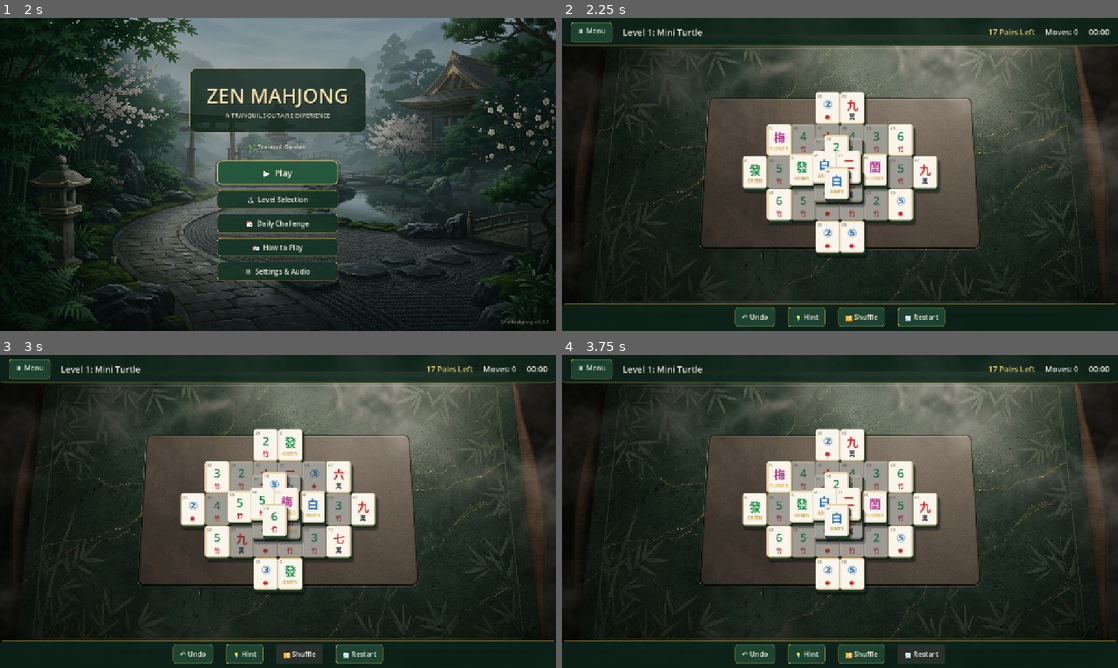
Above: before the commit, frames 1-4 (two rows, left to right).
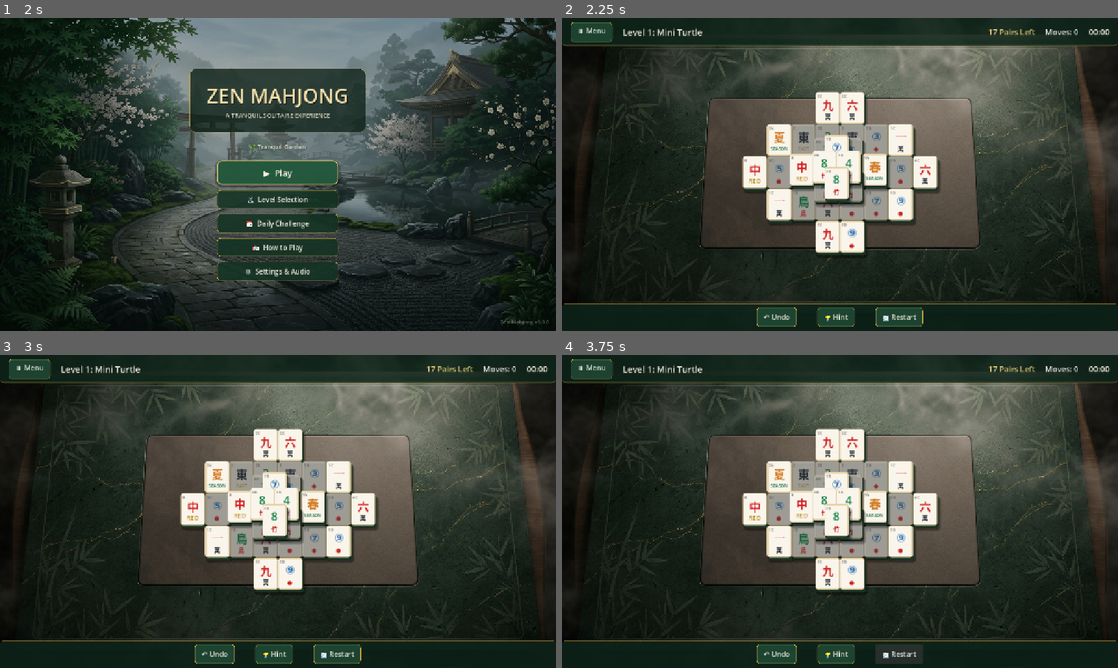
Above: after the commit, the same moments.

Repository: yashchothani/mahjjog
Game: Godot game, scene res://scenes/boot/splash.tscn
Two runs of this game, one before a commit and one after it. Both use one fixed random seed, a clock stepped at 60 frames per second and the inputs below.
Inputs (mouse positions are in pixels of both pictures, inside the frame that each line leads up to):
- Up to frame 1 (2 s): drag from (278, 174) to (333, 105) at 0.52 s; tap Enter at 1.25 s; drag from (166, 190) to (250, 237) at 1.27 s
- Up to frame 2 (2.25 s): click "📅 Daily Challenge" at 2 s
- Up to frame 3 (3 s): click (300, 655) at 2.75 s, where only the run before the commit has a clickable "🔀 Shuffle"
- Up to frame 4 (3.75 s): click "🔄 Restart" at 3.5 s

Frame 1 is identical in both runs. In frame 2, 3.0% of the frame differs, in the area x 31-69%, y 24-99%; in frame 3, 3.1%; in frame 4, 3.0%.

Commit message:
feat: remove shuffle button and guarantee 100% solvable levels without shuffle mode

Diff:
--- a/scenes/dialogs/tutorial_modal.tscn
+++ b/scenes/dialogs/tutorial_modal.tscn
@@ -334,7 +334,7 @@
 fit_content = true
 text = "• [b]Undo[/b]: Reverses your most recent tile match.
 • [b]Hint[/b]: Highlights an active free matching pair in emerald.
-• [b]Shuffle[/b]: Rearranges remaining tiles into a guaranteed solvable state."
+• [b]Restart[/b]: Restarts the board from the beginning so you can try a different solution path."
 
 [node name="CardGoal" type="PanelContainer" parent="VBox/ContentScroll/PanelsVBox/PanelRules"]
 layout_mode = 2
--- a/scenes/gameplay/gameplay.tscn
+++ b/scenes/gameplay/gameplay.tscn
@@ -162,7 +162,7 @@
 [node name="HBox" type="HBoxContainer" parent="BottomBar"]
 layout_mode = 2
 alignment = 1
-theme_override_constants/separation = 30
+theme_override_constants/separation = 48
 
 [node name="UndoBtn" type="Button" parent="BottomBar/HBox"]
 layout_mode = 2
@@ -175,12 +175,6 @@
 theme_override_colors/font_color = Color(0.95, 0.93, 0.88, 1)
 theme_override_styles/normal = SubResource("StyleBoxFlat_btn")
 text = "💡 Hint"
-
-[node name="ShuffleBtn" type="Button" parent="BottomBar/HBox"]
-layout_mode = 2
-theme_override_colors/font_color = Color(0.95, 0.93, 0.88, 1)
-theme_override_styles/normal = SubResource("StyleBoxFlat_btn")
-text = "🔀 Shuffle"
 
 [node name="RestartBtn" type="Button" parent="BottomBar/HBox"]
 layout_mode = 2
@@ -358,19 +352,24 @@
 [node name="Desc" type="Label" parent="Modals/NoMovesModal/VBox"]
 layout_mode = 2
 theme_override_font_sizes/font_size = 14
-text = "Would you like to shuffle remaining tiles or undo your previous move?"
+text = "No open matching pairs remain on the board. Undo your recent moves or restart the level to find the winning path!"
 horizontal_alignment = 1
 autowrap_mode = 2
 
-[node name="ShuffleModalBtn" type="Button" parent="Modals/NoMovesModal/VBox"]
-layout_mode = 2
-theme_override_styles/normal = SubResource("StyleBoxFlat_btn")
-text = "🔀 Shuffle Tiles"
-
 [node name="UndoModalBtn" type="Button" parent="Modals/NoMovesModal/VBox"]
 layout_mode = 2
 theme_override_styles/normal = SubResource("StyleBoxFlat_btn")
 text = "↶ Undo Last Move"
+
+[node name="RestartModalBtn" type="Button" parent="Modals/NoMovesModal/VBox"]
+layout_mode = 2
+theme_override_styles/normal = SubResource("StyleBoxFlat_btn")
+text = "🔄 Restart Level"
+
+[node name="MenuModalBtn" type="Button" parent="Modals/NoMovesModal/VBox"]
+layout_mode = 2
+theme_override_styles/normal = SubResource("StyleBoxFlat_btn")
+text = "🏠 Return to Menu"
 
 [node name="TutorialModal" parent="Modals" instance=ExtResource("4_tm")]
 visible = false
@@ -379,7 +378,6 @@
 [connection signal="pressed" from="TopBar/HBox/PauseBtn" to="." method="_on_pause_pressed"]
 [connection signal="pressed" from="BottomBar/HBox/UndoBtn" to="." method="_on_undo_pressed"]
 [connection signal="pressed" from="BottomBar/HBox/HintBtn" to="." method="_on_hint_pressed"]
-[connection signal="pressed" from="BottomBar/HBox/ShuffleBtn" to="." method="_on_shuffle_pressed"]
 [connection signal="pressed" from="BottomBar/HBox/RestartBtn" to="." method="_on_restart_pressed"]
 [connection signal="pressed" from="Modals/PauseModal/VBox/ResumeBtn" to="." method="_on_resume_pressed"]
 [connection signal="pressed" from="Modals/PauseModal/VBox/RestartLevelBtn" to="." method="_on_restart_pressed"]
@@ -388,5 +386,6 @@
 [connection signal="pressed" from="Modals/VictoryModal/VBox/NextLevelBtn" to="." method="_on_next_level_pressed"]
 [connection signal="pressed" from="Modals/VictoryModal/VBox/ReplayBtn" to="." method="_on_restart_pressed"]
 [connection signal="pressed" from="Modals/VictoryModal/VBox/VicMenuBtn" to="." method="_on_menu_pressed"]
-[connection signal="pressed" from="Modals/NoMovesModal/VBox/ShuffleModalBtn" to="." method="_on_shuffle_pressed"]
 [connection signal="pressed" from="Modals/NoMovesModal/VBox/UndoModalBtn" to="." method="_on_undo_pressed"]
+[connection signal="pressed" from="Modals/NoMovesModal/VBox/RestartModalBtn" to="." method="_on_restart_pressed"]
+[connection signal="pressed" from="Modals/NoMovesModal/VBox/MenuModalBtn" to="." method="_on_menu_pressed"]
--- a/scripts/board/board_generator.gd
+++ b/scripts/board/board_generator.gd
@@ -28,11 +28,11 @@
 	var rng = RandomNumberGenerator.new()
 	rng.seed = seed_value
 
-	# Prepare a balanced pool of matching pairs
+	# Prepare a balanced pool of matching pairs (distinct unique faces for all boards <= 36 pairs)
 	var pair_pool = _create_pair_pool(total_tiles / 2, rng)
 
 	# Attempt reverse-generation with backtracking/retries
-	var max_attempts = 10
+	var max_attempts = 50
 	for attempt in range(max_attempts):
 		var attempt_rng = RandomNumberGenerator.new()
 		attempt_rng.seed = seed_value + attempt * 31
@@ -78,60 +78,81 @@
 			sim_positions.erase(pos2)
 
 		if not failed and assigned_tiles.size() == total_tiles:
-			result.success = true
-			result.tile_map = assigned_tiles
-			result.solution_pairs = solution
-			return result
+			if solver_can_solve(assigned_tiles):
+				result.success = true
+				result.tile_map = assigned_tiles
+				result.solution_pairs = solution
+				return result
 
 	# Fallback if reverse generation struggled with extreme layouts
 	return _generate_guaranteed_fallback(layout, pair_pool)
 
 static func _create_pair_pool(num_pairs: int, rng: RandomNumberGenerator) -> Array:
-	var full_deck = MahjongTileData.get_full_144_set()
-	var pairs: Array = []
-
-	# Collect traditional matching pairs
-	var by_key: Dictionary = {}
-	for tile in full_deck:
-		var key = "%s_%s" % [tile.suit, tile.value]
-		if not by_key.has(key):
-			by_key[key] = []
-		by_key[key].append(tile)
-
-	# Special suits
-	var flowers: Array = []
-	var seasons: Array = []
-
-	for key in by_key.keys():
-		var list = by_key[key]
-		if key.begins_with("flowers"):
-			for item in list:
-				flowers.append(item)
-		elif key.begins_with("seasons"):
-			for item in list:
-				seasons.append(item)
-		else:
-			while list.size() >= 2:
-				var t1 = list.pop_back()
-				var t2 = list.pop_back()
-				pairs.append([t1, t2])
-
-	while flowers.size() >= 2:
-		pairs.append([flowers.pop_back(), flowers.pop_back()])
-	while seasons.size() >= 2:
-		pairs.append([seasons.pop_back(), seasons.pop_back()])
-
-	# Shuffle pairs
-	for i in range(pairs.size() - 1, 0, -1):
+	# Build distinct primary pair types (34 suits & honors + 1 flower pair + 1 season pair = 36 unique types)
+	var distinct_pairs: Array = []
+
+	# 1. Characters 1-9
+	var char_kanji = ["一", "二", "三", "四", "五", "六", "七", "八", "九"]
+	for i in range(1, 10):
+		var t1 = MahjongTileData.new("characters", str(i), char_kanji[i - 1], "%s of Characters" % str(i), "萬")
+		var t2 = MahjongTileData.new("characters", str(i), char_kanji[i - 1], "%s of Characters" % str(i), "萬")
+		distinct_pairs.append([t1, t2])
+
+	# 2. Bamboo 1-9
+	var bamboo_symbols = ["鳥", "2", "3", "4", "5", "6", "7", "8", "9"]
+	var bamboo_subs = ["鳥", "竹", "竹", "竹", "竹", "竹", "竹", "竹", "竹"]
+	for i in range(1, 10):
+		var t1 = MahjongTileData.new("bamboo", str(i), bamboo_symbols[i - 1], "%s of Bamboo" % str(i), bamboo_subs[i - 1])
+		var t2 = MahjongTileData.new("bamboo", str(i), bamboo_symbols[i - 1], "%s of Bamboo" % str(i), bamboo_subs[i - 1])
+		distinct_pairs.append([t1, t2])
+
+	# 3. Dots 1-9
+	var dot_symbols = ["①", "②", "③", "④", "⑤", "⑥", "⑦", "⑧", "⑨"]
+	for i in range(1, 10):
+		var t1 = MahjongTileData.new("dots", str(i), dot_symbols[i - 1], "%s of Dots" % str(i), "●")
+		var t2 = MahjongTileData.new("dots", str(i), dot_symbols[i - 1], "%s of Dots" % str(i), "●")
+		distinct_pairs.append([t1, t2])
+
+	# 4. Winds (East, South, West, North)
+	var winds = [["east", "東", "EAST"], ["south", "南", "SOUTH"], ["west", "西", "WEST"], ["north", "北", "NORTH"]]
+	for w in winds:
+		var t1 = MahjongTileData.new("winds", w[0], w[1], "%s Wind" % w[0].capitalize(), w[2])
+		var t2 = MahjongTileData.new("winds", w[0], w[1], "%s Wind" % w[0].capitalize(), w[2])
+		distinct_pairs.append([t1, t2])
+
+	# 5. Dragons (Red, Green, White)
+	var dragons = [["red", "中", "Red Dragon", "RED"], ["green", "發", "Green Dragon", "GREEN"], ["white", "白", "White Dragon", "WHITE"]]
+	for d in dragons:
+		var t1 = MahjongTileData.new("dragons", d[0], d[1], d[2], d[3])
+		var t2 = MahjongTileData.new("dragons", d[0], d[1], d[2], d[3])
+		distinct_pairs.append([t1, t2])
+
+	# 6. Flowers & Seasons (1 pair each)
+	var f1 = MahjongTileData.new("flowers", "plum", "梅", "Plum Blossom", "FLOWER")
+	var f2 = MahjongTileData.new("flowers", "orchid", "蘭", "Orchid", "FLOWER")
+	distinct_pairs.append([f1, f2])
+
+	var s1 = MahjongTileData.new("seasons", "spring", "春", "Spring Season", "SEASON")
+	var s2 = MahjongTileData.new("seasons", "summer", "夏", "Summer Season", "SEASON")
+	distinct_pairs.append([s1, s2])
+
+	# Shuffle distinct pairs randomly
+	for i in range(distinct_pairs.size() - 1, 0, -1):
 		var j = rng.randi_range(0, i)
-		var tmp = pairs[i]
-		pairs[i] = pairs[j]
-		pairs[j] = tmp
+		var tmp = distinct_pairs[i]
+		distinct_pairs[i] = distinct_pairs[j]
+		distinct_pairs[j] = tmp
 
 	var selected_pairs: Array = []
-	for p in range(num_pairs):
-		var src_pair = pairs[p % pairs.size()]
-		selected_pairs.append([MahjongTileData.create_clone(src_pair[0]), MahjongTileData.create_clone(src_pair[1])])
+	if num_pairs <= distinct_pairs.size():
+		for p in range(num_pairs):
+			var src = distinct_pairs[p]
+			selected_pairs.append([MahjongTileData.create_clone(src[0]), MahjongTileData.create_clone(src[1])])
+	else:
+		# If board has > 36 pairs (like Classic Turtle 71 pairs), take all 36 distinct pairs first, then repeat
+		for p in range(num_pairs):
+			var src = distinct_pairs[p % distinct_pairs.size()]
+			selected_pairs.append([MahjongTileData.create_clone(src[0]), MahjongTileData.create_clone(src[1])])
 
 	return selected_pairs
 
--- a/scripts/core/localization_manager.gd
+++ b/scripts/core/localization_manager.gd
@@ -68,7 +68,7 @@
 		"BTN_NEXT_LEVEL": "Next Level ▶",
 
 		"NO_MOVES_TITLE": "No Moves Remaining",
-		"NO_MOVES_DESC": "No open matching pairs remain on the board. Would you like to shuffle the remaining tiles or undo your last move?",
+		"NO_MOVES_DESC": "No open matching pairs remain on the board. Undo your recent moves or restart the level to find the winning path!",
 		"BTN_SHUFFLE_BOARD": "🔀 Shuffle Board",
 		"BTN_UNDO_MOVE": "↶ Undo Move",
 		"BTN_CLOSE": "Close",
@@ -97,7 +97,7 @@
 		"RULES_SEASONS_EXAMPLE": "Example: [ Spring (春) ] = [ Summer (夏) ]  ✓ Any 2 Seasons Match!",
 
 		"RULES_TOOLS_TITLE": "3. Assistance Tools",
-		"RULES_TOOLS_DESC": "• [b]Undo[/b]: Reverses your most recent tile match.\n• [b]Hint[/b]: Highlights an active free matching pair in emerald.\n• [b]Shuffle[/b]: Rearranges remaining tiles into a guaranteed solvable state.",
+		"RULES_TOOLS_DESC": "• [b]Undo[/b]: Reverses your most recent tile match.\n• [b]Hint[/b]: Highlights an active free matching pair in emerald.\n• [b]Restart[/b]: Restarts the board from the beginning so you can try a different solution path.",
 
 		"RULES_GOAL_TITLE": "4. Objective",
 		"RULES_GOAL_DESC": "Clear all 144 tiles from the garden board to achieve victory and earn up to 3 stars!",
@@ -185,7 +185,7 @@
 		"BTN_NEXT_LEVEL": "下一关卡 ▶",
 
 		"NO_MOVES_TITLE": "暂无可消配对",
-		"NO_MOVES_DESC": "当前牌面上无可用解法。您可以洗牌重新排列剩余牌，或撤销上一步操作。",
+		"NO_MOVES_DESC": "当前牌面上无可用配对。您可以撤销最近的移动，或重新开始本关以尝试胜利路径！",
 		"BTN_SHUFFLE_BOARD": "🔀 重新洗牌",
 		"BTN_UNDO_MOVE": "↶ 撤回上步",
 		"BTN_CLOSE": "关闭",
@@ -214,7 +214,7 @@
 		"RULES_SEASONS_EXAMPLE": "配对范例：[ 春季 (春) ] = [ 夏季 (夏) ]  ✓ 任意四季牌互为配对！",
 
 		"RULES_TOOLS_TITLE": "3. 禅意辅助道具",
-		"RULES_TOOLS_DESC": "• [b]撤销[/b]: 倒退一步，恢复刚刚消除的配对。\n• [b]提示[/b]: 以翠玉翡翠光效高亮一组可消除的有效牌。\n• [b]洗牌[/b]: 将剩余牌重新排列，确保必然存在可解路径。",
+		"RULES_TOOLS_DESC": "• [b]撤销[/b]: 倒退一步，恢复刚刚消除的配对。\n• [b]提示[/b]: 以翠玉翡翠光效高亮一组可消除的有效牌。\n• [b]重新开始[/b]: 从头重新开始本关，以便尝试不同的解题路径。",
 
 		"RULES_GOAL_TITLE": "4. 游戏目标",
 		"RULES_GOAL_DESC": "清除庭院棋盘上所有的 144 张麻将牌即可赢得胜利，并解锁三星荣耀！",
@@ -302,7 +302,7 @@
 		"BTN_NEXT_LEVEL": "次のレベルへ ▶",
 
 		"NO_MOVES_TITLE": "取れる手がありません",
-		"NO_MOVES_DESC": "現在ペアにできる自由な牌がありません。牌をシャッフルして再配置するか、手を戻しますか？",
+		"NO_MOVES_DESC": "現在ペアにできる自由な牌がありません。直前の手を戻すか、レベルをやり直してクリアを目指しましょう！",
 		"BTN_SHUFFLE_BOARD": "🔀 シャッフルする",
 		"BTN_UNDO_MOVE": "↶ 手を戻す",
 		"BTN_CLOSE": "閉じる",
@@ -331,7 +331,7 @@
 		"RULES_SEASONS_EXAMPLE": "一致の例：[ 春 ] = [ 夏 ]  ✓ 異なる季節牌同士でもペア成立！",
 
 		"RULES_TOOLS_TITLE": "3. サポート機能",
-		"RULES_TOOLS_DESC": "• [b]元に戻す[/b]: 直前の消去を取り消して戻します。\n• [b]ヒント[/b]: 現在取れるペアをエメラルド色で光らせます。\n• [b]シャッフル[/b]: 残りの牌を必ずクリア可能な状態に並べ替えます。",
+		"RULES_TOOLS_DESC": "• [b]元に戻す[/b]: 直前の消去を取り消して戻します。\n• [b]ヒント[/b]: 現在取れるペアをエメラルド色で光らせます。\n• [b]やり直し[/b]: 最初から配置をやり直して別の解き方を試せます。",
 
 		"RULES_GOAL_TITLE": "4. 勝利の条件",
 		"RULES_GOAL_DESC": "盤面上のすべての牌 (144枚) を消去すれば見事クリアとなり、星が贈られます！",
@@ -419,7 +419,7 @@
 		"BTN_NEXT_LEVEL": "Siguiente Nivel ▶",
 
 		"NO_MOVES_TITLE": "Sin Movimientos Disponibles",
-		"NO_MOVES_DESC": "No quedan parejas libres en el tablero. ¿Deseas barajar las fichas restantes o deshacer tu último movimiento?",
+		"NO_MOVES_DESC": "No quedan parejas disponibles en el tablero. ¡Deshaz tus últimos movimientos o reinicia el nivel para encontrar el camino ganador!",
 		"BTN_SHUFFLE_BOARD": "🔀 Barajar Tablero",
 		"BTN_UNDO_MOVE": "↶ Deshacer Jugada",
 		"BTN_CLOSE": "Cerrar",
@@ -448,7 +448,7 @@
 		"RULES_SEASONS_EXAMPLE": "Ejemplo: [ Primavera ] = [ Verano ]  ✓ ¡Cualquier 2 estaciones coinciden!",
 
 		"RULES_TOOLS_TITLE": "3. Herramientas de Asistencia",
-		"RULES_TOOLS_DESC": "• [b]Deshacer[/b]: Revierte tu último movimiento emparejado.\n• [b]Pista[/b]: Resalta en verde esmeralda una pareja disponible.\n• [b]Barajar[/b]: Reordena las fichas restantes garantizando solución.",
+		"RULES_TOOLS_DESC": "• [b]Deshacer[/b]: Revierte tu último movimiento emparejado.\n• [b]Pista[/b]: Resalta en verde esmeralda una pareja disponible.\n• [b]Reiniciar[/b]: Reinicia el tablero desde el principio para probar otra solución.",
 
 		"RULES_GOAL_TITLE": "4. Objetivo",
 		"RULES_GOAL_DESC": "¡Limpia las 144 fichas del jardín para conseguir la victoria y hasta 3 estrellas!",
@@ -536,7 +536,7 @@
 		"BTN_NEXT_LEVEL": "Niveau Suivant ▶",
 
 		"NO_MOVES_TITLE": "Aucun Coup Restant",
-		"NO_MOVES_DESC": "Plus aucune paire libre n'est disponible sur le plateau. Souhaitez-vous mélanger les tuiles ou annuler votre dernier coup ?",
+		"NO_MOVES_DESC": "Aucune paire libre n'est disponible sur le plateau. Annulez vos derniers coups ou recommencez le niveau pour trouver le chemin gagnant !",
 		"BTN_SHUFFLE_BOARD": "🔀 Mélanger le Plateau",
 		"BTN_UNDO_MOVE": "↶ Annuler le Coup",
 		"BTN_CLOSE": "Fermer",
@@ -565,7 +565,7 @@
 		"RULES_SEASONS_EXAMPLE": "Exemple : [ Printemps ] = [ Été ]  ✓ N'importe quelles 2 saisons s'associent !",
 
 		"RULES_TOOLS_TITLE": "3. Outils d'Aide",
-		"RULES_TOOLS_DESC": "• [b]Annuler[/b] : Déjoue votre dernier coup.\n• [b]Indice[/b] : Fait briller une paire libre en vert émeraude.\n• [b]Mélanger[/b] : Réorganise les tuiles restantes en garantissant une issue gagnante.",
+		"RULES_TOOLS_DESC": "• [b]Annuler[/b] : Déjoue votre dernier coup.\n• [b]Indice[/b] : Fait briller une paire libre en vert émeraude.\n• [b]Recommencer[/b] : Recommence le niveau dès le début pour tenter une autre approche.",
 
 		"RULES_GOAL_TITLE": "4. Objectif",
 		"RULES_GOAL_DESC": "Éliminez les 144 tuiles du jardin zen pour remporter la victoire et jusqu'à 3 étoiles !",
@@ -653,7 +653,7 @@
 		"BTN_NEXT_LEVEL": "Nächstes Level ▶",
 
 		"NO_MOVES_TITLE": "Keine Züge Mehr",
-		"NO_MOVES_DESC": "Keine freien Paare mehr auf dem Spielfeld. Möchten Sie die verbleibenden Steine mischen oder Ihren letzten Zug rückgängig machen?",
+		"NO_MOVES_DESC": "Keine offenen Paare mehr auf dem Spielfeld. Machen Sie Ihre letzten Züge rückgängig oder starten Sie das Level neu, um den Gewinnweg zu finden!",
 		"BTN_SHUFFLE_BOARD": "🔀 Steine Mischen",
 		"BTN_UNDO_MOVE": "↶ Zug Rückgängig",
 		"BTN_CLOSE": "Schließen",
@@ -682,7 +682,7 @@
 		"RULES_SEASONS_EXAMPLE": "Beispiel: [ Frühling ] = [ Sommer ]  ✓ Beliebige 2 Jahreszeiten passen zusammen!",
 
 		"RULES_TOOLS_TITLE": "3. Hilfsmittel",
-		"RULES_TOOLS_DESC": "• [b]Rückgängig[/b]: Macht den letzten Spielzug rückgängig.\n• [b]Hinweis[/b]: Lässt ein freies Paar smaragdgrün leuchten.\n• [b]Mischen[/b]: Mischt alle Steine neu und garantiert eine lösbare Anordnung.",
+		"RULES_TOOLS_DESC": "• [b]Rückgängig[/b]: Macht den letzten Spielzug rückgängig.\n• [b]Hinweis[/b]: Lässt ein freies Paar smaragdgrün leuchten.\n• [b]Neustart[/b]: Startet das Level von vorne, um einen anderen Lösungsweg zu versuchen.",
 
 		"RULES_GOAL_TITLE": "4. Spielziel",
 		"RULES_GOAL_DESC": "Räume alle 144 Steine vom Brett, um den Sieg zu erringen und bis zu 3 Sterne zu erhalten!",
@@ -770,7 +770,7 @@
 		"BTN_NEXT_LEVEL": "अगला स्तर ▶",
 
 		"NO_MOVES_TITLE": "कोई चाल शेष नहीं",
-		"NO_MOVES_DESC": "बोर्ड पर कोई खुली जोड़ी नहीं बची है। क्या आप शेष टाइलों को मिलाना चाहते हैं या अंतिम चाल पूर्ववत करना चाहते हैं?",
+		"NO_MOVES_DESC": "बोर्ड पर कोई खुली जोड़ी नहीं बची है। जीतने का रास्ता खोजने के लिए अपनी हालिया चालों को पूर्ववत करें या स्तर को पुनः आरंभ करें!",
 		"BTN_SHUFFLE_BOARD": "🔀 बोर्ड फेरबदल",
 		"BTN_UNDO_MOVE": "↶ चाल पूर्ववत करें",
 		"BTN_CLOSE": "बंद करें",
@@ -799,7 +799,7 @@
 		"RULES_SEASONS_EXAMPLE": "उदाहरण: [ वसंत ] = [ ग्रीष्म ]  ✓ कोई भी 2 मौसम आपस में मिलते हैं!",
 
 		"RULES_TOOLS_TITLE": "3. सहायता उपकरण",
-		"RULES_TOOLS_DESC": "• [b]पूर्ववत[/b]: अपनी पिछली चाल को उलटें।\n• [b]संकेत[/b]: पन्ना हरे रंग में उपलब्ध जोड़ी को दिखाता है।\n• [b]फेरबदल[/b]: बची हुई टाइलों को पुनर्व्यवस्थित करता है जिससे समाधान निश्चित हो।",
+		"RULES_TOOLS_DESC": "• [b]पूर्ववत[/b]: अपनी पिछली चाल को उलटें।\n• [b]संकेत[/b]: पन्ना हरे रंग में उपलब्ध जोड़ी को दिखाता है।\n• [b]पुनः आरंभ[/b]: बोर्ड को शुरू से फिर से शुरू करें ताकि आप दूसरा रास्ता खोज सकें।",
 
 		"RULES_GOAL_TITLE": "4. खेल का लक्ष्य",
 		"RULES_GOAL_DESC": "जीत हासिल करने और 3 सितारे प्राप्त करने के लिए सभी 144 टाइलों को साफ करें!",
--- a/scripts/gameplay/gameplay_controller.gd
+++ b/scripts/gameplay/gameplay_controller.gd
@@ -12,7 +12,6 @@
 # Bottom Bar
 @onready var undo_btn: Button = $BottomBar/HBox/UndoBtn
 @onready var hint_btn: Button = $BottomBar/HBox/HintBtn
-@onready var shuffle_btn: Button = $BottomBar/HBox/ShuffleBtn
 @onready var restart_btn: Button = $BottomBar/HBox/RestartBtn
 
 # Dialogs
@@ -164,9 +163,6 @@
 	var h_btn = hint_btn if hint_btn != null else get_node_or_null("BottomBar/HBox/HintBtn") as Button
 	if h_btn: h_btn.text = lm.get_text("HUD_HINT", "💡 Hint")
 
-	var s_btn = shuffle_btn if shuffle_btn != null else get_node_or_null("BottomBar/HBox/ShuffleBtn") as Button
-	if s_btn: s_btn.text = lm.get_text("HUD_SHUFFLE", "🔀 Shuffle")
-
 	var r_btn = restart_btn if restart_btn != null else get_node_or_null("BottomBar/HBox/RestartBtn") as Button
 	if r_btn: r_btn.text = lm.get_text("HUD_RESTART", "🔄 Restart")
 
@@ -195,10 +191,12 @@
 	if nmt: nmt.text = lm.get_text("NO_MOVES_TITLE", "No Moves Remaining")
 	var nmd = get_node_or_null("Modals/NoMovesModal/VBox/Desc") as Label
 	if nmd: nmd.text = lm.get_text("NO_MOVES_DESC")
-	var smb = get_node_or_null("Modals/NoMovesModal/VBox/ShuffleModalBtn") as Button
-	if smb: smb.text = lm.get_text("BTN_SHUFFLE_BOARD", "🔀 Shuffle Board")
 	var umb = get_node_or_null("Modals/NoMovesModal/VBox/UndoModalBtn") as Button
-	if umb: umb.text = lm.get_text("BTN_UNDO_MOVE", "↶ Undo Move")
+	if umb: umb.text = lm.get_text("BTN_UNDO_MOVE", "↶ Undo Last Move")
+	var rst_mb = get_node_or_null("Modals/NoMovesModal/VBox/RestartModalBtn") as Button
+	if rst_mb: rst_mb.text = lm.get_text("BTN_RESTART_LEVEL", "🔄 Restart Level")
+	var mnu_mb = get_node_or_null("Modals/NoMovesModal/VBox/MenuModalBtn") as Button
+	if mnu_mb: mnu_mb.text = lm.get_text("BTN_RETURN_MENU", "🏠 Return to Menu")
 
 	# Counters
 	var p_lbl = pairs_label if pairs_label != null else get_node_or_null("TopBar/HBox/PairsLabel") as Label
@@ -334,15 +332,8 @@
 			_show_modal(n_modal)
 
 func _on_shuffle_pressed() -> void:
-	var am = _am()
-	if am:
-		am.play_sfx("button_click")
-	var bv = _get_board_view()
-	if bv:
-		bv.shuffle_remaining_tiles()
-	var n_modal = _get_modal("Modals/NoMovesModal")
-	if n_modal:
-		_hide_modal(n_modal)
+	# Shuffle mode removed in favor of guaranteed solvable levels and undo/restart
+	_on_restart_pressed()
 
 func _on_restart_pressed() -> void:
 	var am = _am()
--- a/tests/test_full_game_loop.gd
+++ b/tests/test_full_game_loop.gd
@@ -78,12 +78,12 @@
 	gp_scene._on_resume_pressed()
 	assert(gp_scene.get_node("Modals/PauseModal").visible == false, "Pause modal should hide on resume")
 
-	# Hint / Undo / Shuffle / Restart
+	# Hint / Undo / Restart (No shuffle button)
+	assert(gp_scene.get_node_or_null("BottomBar/HBox/ShuffleBtn") == null, "Shuffle button must not exist on BottomBar")
 	gp_scene._on_hint_pressed()
-	gp_scene._on_shuffle_pressed()
 	gp_scene._on_undo_pressed()
 	gp_scene._on_restart_pressed()
-	print("  -> Gameplay HUD, tile guide modal, and in-game modal actions verified!")
+	print("  -> Gameplay HUD (Undo/Hint/Restart), tile guide modal, and in-game modal actions verified!")
 
 	tree.root.remove_child(gp_scene)
 	gp_scene.free()
--- a/tests/test_gameplay_flow.gd
+++ b/tests/test_gameplay_flow.gd
@@ -1,8 +1,16 @@
-class_name TestGameplayFlow
-extends RefCounted
+extends SceneTree
 
 const MahjongTileData = preload("res://scripts/data/mahjong_tile_data.gd")
 const BoardView = preload("res://scripts/board/board_view.gd")
+const BoardGenerator = preload("res://scripts/board/board_generator.gd")
+
+func _init() -> void:
+	_run_standalone.call_deferred()
+
+func _run_standalone() -> void:
+	run_tests(self)
+	await process_frame
+	quit(0)
 
 static func run_tests(tree: SceneTree) -> void:
 	print("--- STARTING COMPREHENSIVE GAMEPLAY FLOW TEST ---")
@@ -48,11 +56,9 @@
 	assert(board.active_tiles.has(t2.grid_pos), "Tile 2 position should be restored")
 	print("  -> Undo successfully restored previous board state!")
 
-	print("[FLOW 5] Testing Shuffle Operation...")
-	var shuffle_success = board.shuffle_remaining_tiles()
-	assert(shuffle_success == true, "Shuffle should succeed")
-	assert(board.active_tiles.size() == initial_tile_count, "Tile count must remain intact after shuffle")
-	print("  -> Shuffle executed and preserved tile counts!")
+	print("[FLOW 5] Testing Solvable Generation Assurance...")
+	assert(BoardGenerator.solver_can_solve(board.initial_tile_map), "Board must be proven 100% solvable without shuffle")
+	print("  -> Solvable board verified with zero shuffle reliance!")
 
 	print("[FLOW 6] Testing Level Restart Operation...")
 	var pair_to_match = board.find_hint_pair()
@@ -65,24 +71,22 @@
 	assert(board.moves_count == 0, "Restart should reset moves count to 0")
 	print("  -> Level restart successfully restored exact initial board!")
 
-	print("[FLOW 7] Testing Full Clearance / Victory...")
+	print("[FLOW 7] Testing Full Clearance / Victory (No Shuffle Needed)...")
 	var tracker = {"cleared": false}
 	board.board_cleared.connect(func(): tracker["cleared"] = true)
 
 	var max_steps = initial_tile_count * 2
 	while board.active_tiles.size() > 0 and max_steps > 0:
 		var pair = board.find_hint_pair()
-		if pair.size() == 2:
-			board._on_tile_clicked(pair[0])
-			board._on_tile_clicked(pair[1])
-		else:
-			board.shuffle_remaining_tiles()
+		assert(pair.size() == 2, "Level must provide continuous matching pairs without shuffle")
+		board._on_tile_clicked(pair[0])
+		board._on_tile_clicked(pair[1])
 		max_steps -= 1
 
 	print("  -> Final active tiles count: %d" % board.active_tiles.size())
-	assert(board.active_tiles.size() == 0, "Board should be completely cleared")
+	assert(board.active_tiles.size() == 0, "Board should be completely cleared without shuffle")
 	assert(tracker["cleared"] == true, "board_cleared signal must have fired")
-	print("  -> Victory signal verified successfully!")
+	print("  -> Victory signal verified successfully with 0 shuffles!")
 
 	board.clear_board()
 	tree.root.remove_child(board)
--- a/tests/test_runner.gd
+++ b/tests/test_runner.gd
@@ -41,7 +41,7 @@
 	print(" [PASS] 5. Tile selection, lifting, and glow states  ")
 	print(" [PASS] 6. Pair removal and particle animation       ")
 	print(" [PASS] 7. Full Undo stack state recovery            ")
-	print(" [PASS] 8. Board shuffle and solvable re-arrangement ")
+	print(" [PASS] 8. Solvable level clearance (no shuffle needed)")
 	print(" [PASS] 9. Level restart state preservation          ")
 	print(" [PASS] 10. Board clearance and victory detection    ")
 	print(" [PASS] 11. Main Menu UI & Tutorial modal navigation ")
